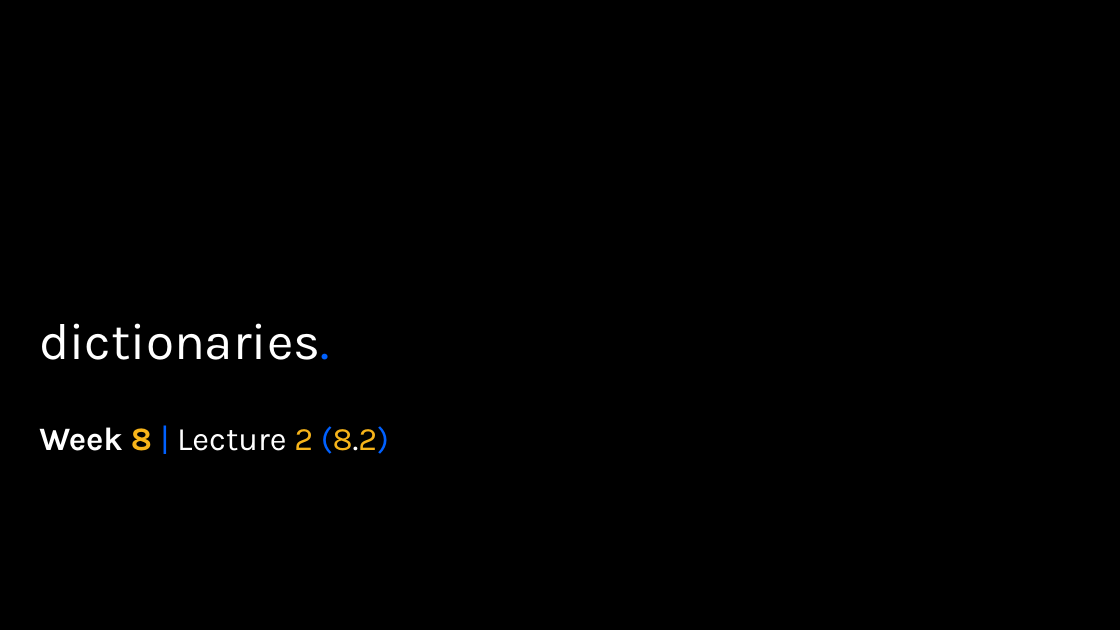
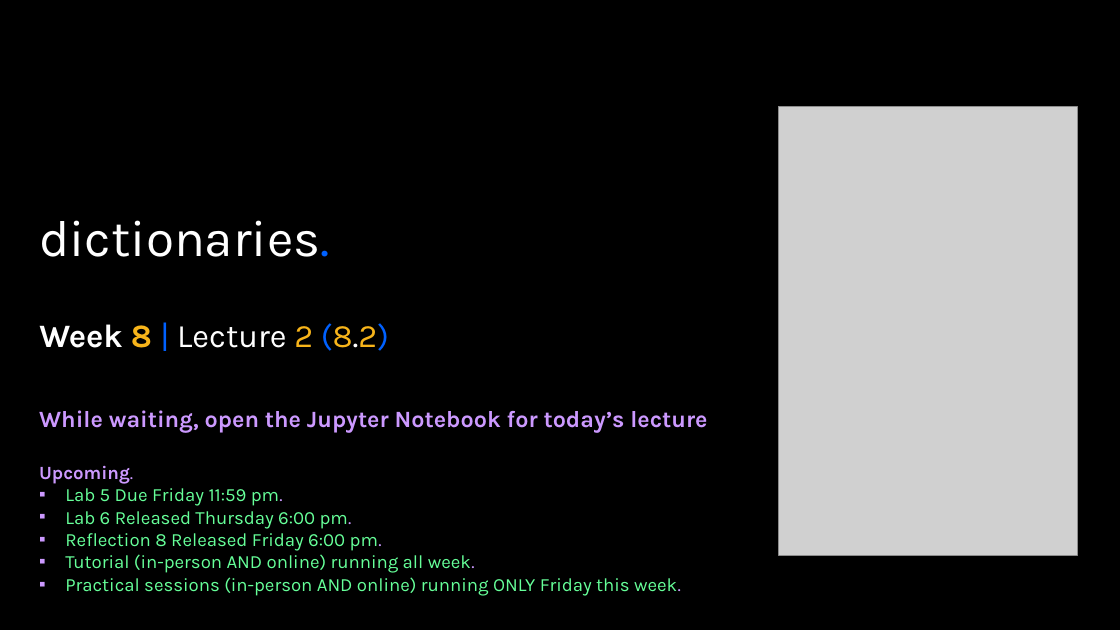
Before and after one commit to APS106/APS106-winter-2025-kinsella-goodfellow, a slide deck: slide 1 of lectures/week8/lecture2/slides/week8_lecture2.pptx. Drawn at 1120x630 pixels with LibreOffice and Linux fonts; fonts in the diff are those of the drawing; grey boxes stand for pictures; background and template pictures are left out. Boxes give left, top, right and bottom in pixels: in the first picture for what was removed or moved away, otherwise in the second. Text is boxed around its words. In the diff, an @@ line names an element or a change of style, - is before the commit and + after.

Commit message:
week8_lecture2

```diff
--- a/lectures/week8/lecture2/slides/week8_lecture2.pptx
+++ b/lectures/week8/lecture2/slides/week8_lecture2.pptx
@@ picture added at (779, 107, 1077, 555) @@
@@ title "dictionaries.": place and size @@
-title "dictionaries." at (39, 323, 330, 360)
+title "dictionaries." at (39, 220, 330, 257)
@@ subtitle "Week 8 | Lecture 2 ...": place and size @@
-subtitle "Week 8 | Lecture 2 ..." at (39, 426, 389, 454)
+subtitle "Week 8 | Lecture 2 ..." at (39, 323, 389, 351)
@@ text added at (39, 410, 707, 596), 16 pt, text #66FF99 @@
+While waiting, open the Jupyter Notebook for today’s lecture
+Upcoming.
+▪ Lab 5 Due Friday 11:59 pm.
+▪ Lab 6 Released Thursday 6:00 pm.
+▪ Reflection 8 Released Friday 6:00 pm.
+▪ Tutorial (in-person AND online) running all week.
+▪ Practical sessions (in-person AND online) running ONLY Friday this week.
```
Also in this commit, not shown: 1 other slide changed, 4 other files.
